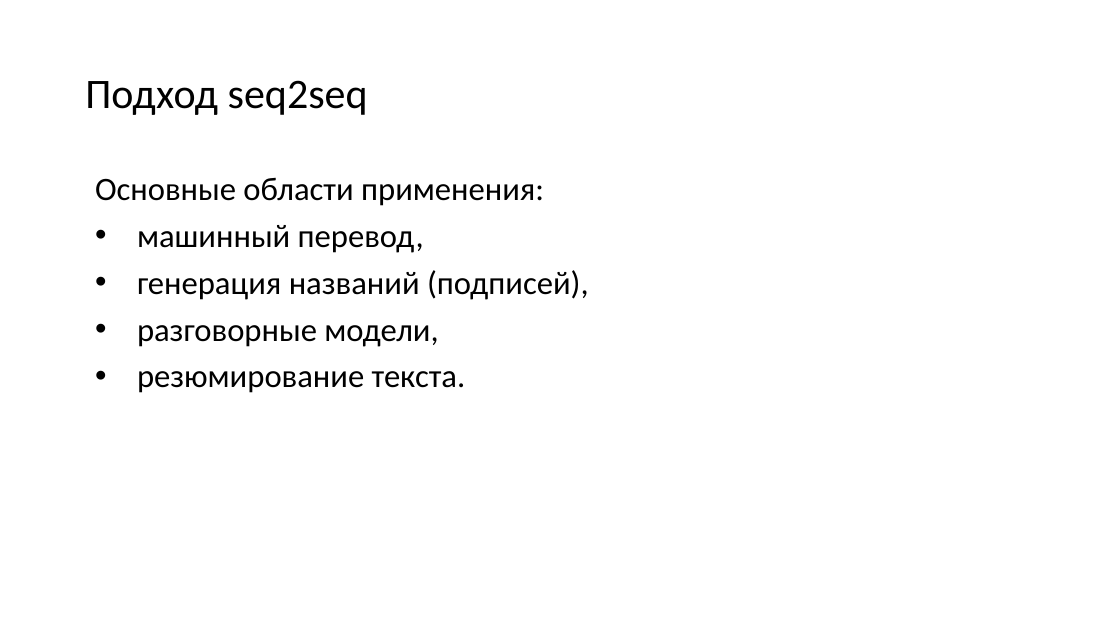
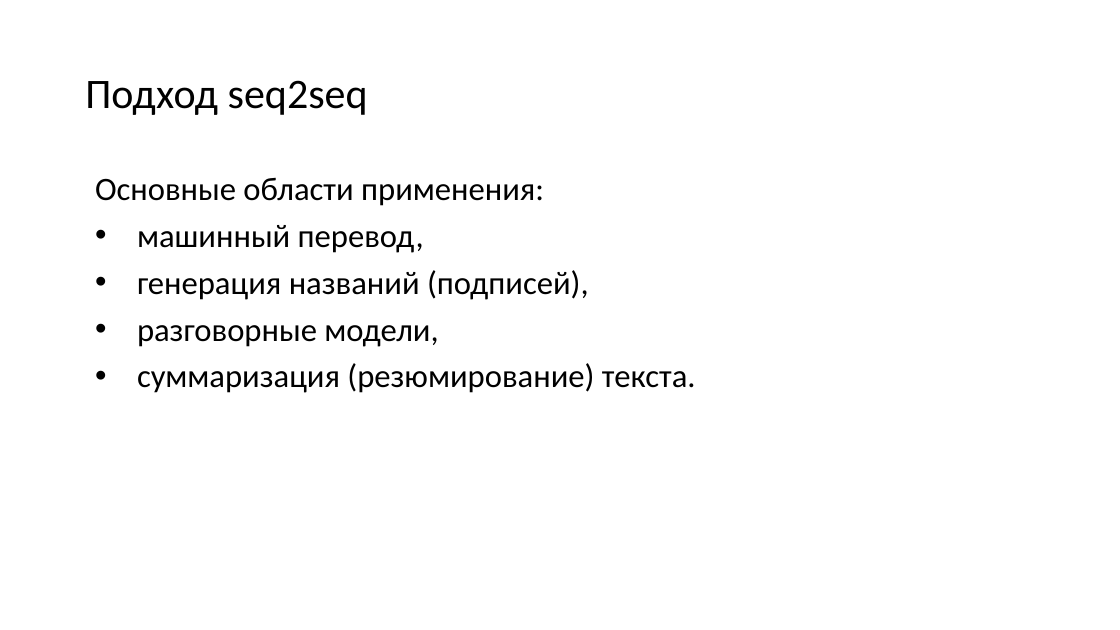
Before and after one commit to mosalov/AI_main_lectures, a slide deck: slide 4 of Лекция 12.pptx. Drawn at 1120x630 pixels with LibreOffice and Linux fonts; fonts in the diff are those of the drawing. Boxes give left, top, right and bottom in pixels: in the first picture for what was removed or moved away, otherwise in the second. Text is boxed around its words. In the diff, an @@ line names an element or a change of style, - is before the commit and + after.

```diff
--- a/Лекция 12.pptx
+++ b/Лекция 12.pptx
@@ text at (137,363,696,393): text changed @@
-• резюмирование текста.
+• суммаризация (резюмирование) текста.
```
Also in this commit, not shown: 6 other slides changed, 2 other files.
